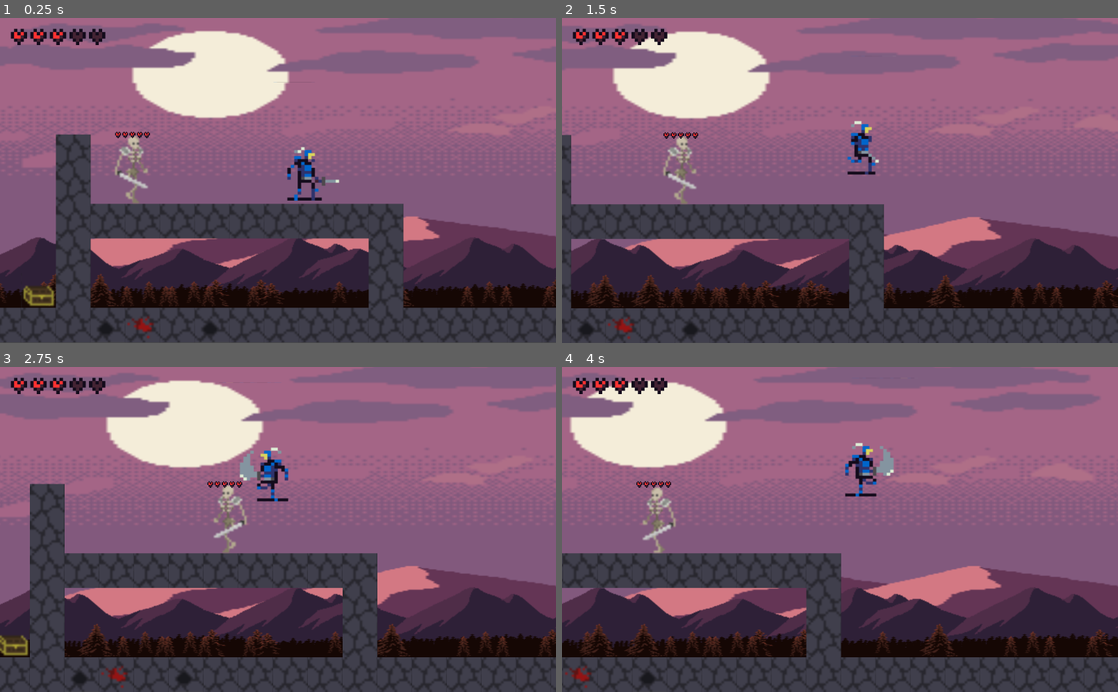
Above: before the commit, frames 1-4 (two rows, left to right).
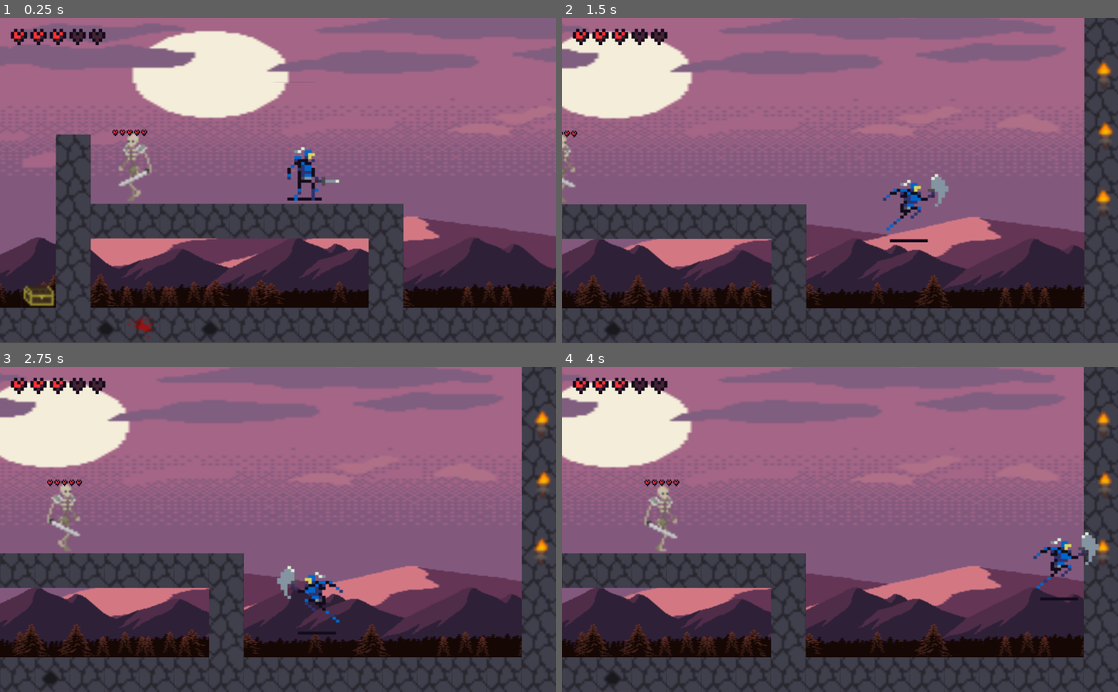
Above: after the commit, the same moments.

Repository: DEDaWil/game_heh
Game: Godot game, scene res://scenes/level.tscn
Same seed, same stepped clock (60 frames per second), same inputs: the game is played once before the commit and once after it.
Inputs (mouse positions are in pixels of both pictures, inside the frame that each line leads up to):
- Up to frame 1 (0.25 s): no input
- Up to frame 2 (1.5 s): move the mouse to (962, 164) at 0.52 s; hold W (player_up) 0.53-1.28 s; hold D (player_right) from 0.53 s (still down); click (962, 164) at 0.6 s; move the mouse to (728, 196) at 1.27 s; tap W (player_up) at 1.35 s
- Up to frame 3 (2.75 s): tap W (player_up) at 1.52, 1.82 s; click (166, 545) at 1.55 s; move the mouse to (333, 458) at 2.02 s; release D (player_right) at 2.03 s; hold A (player_left) from 2.03 s (still down); hold W (player_up) from 2.03 s (still down); click (333, 458) at 2.1 s
- Up to frame 4 (4 s): move the mouse to (812, 594) at 2.77 s; release A (player_left) at 2.78 s; release W (player_up) at 2.78 s; hold D (player_right) from 2.78 s (still down); click (812, 594) at 2.85 s; tap W (player_up) at 3.02, 3.32 s; move the mouse to (1006, 578) at 3.52 s; hold W (player_up) from 3.53 s (still down)

The runs differ from the first frame. In frame 1, 0.6% of the frame differs, in the area x 20-28%, y 34-57%; in frame 2, 27%; in frame 3, 34%, in the area x 0-100%, y 0-100%; in frame 4, 17%.

Commit message:
add states to player and enemy

Diff:
--- a/scenes/player.tscn
+++ b/scenes/player.tscn
@@ -3,24 +3,8 @@
 [ext_resource path="res://assets/tilesets/player/player.png" type="Texture" id=1]
 [ext_resource path="res://scripts/player.gd" type="Script" id=3]
 
-[sub_resource type="Animation" id=1]
-resource_name = "Death"
-step = 0.15
-tracks/0/type = "value"
-tracks/0/path = NodePath("Sprite:frame")
-tracks/0/interp = 1
-tracks/0/loop_wrap = true
-tracks/0/imported = false
-tracks/0/enabled = true
-tracks/0/keys = {
-"times": PoolRealArray( 0, 0.25, 0.5, 0.75 ),
-"transitions": PoolRealArray( 1, 1, 1, 1 ),
-"update": 1,
-"values": [ 4, 5, 6, 7 ]
-}
-
 [sub_resource type="Animation" id=2]
-resource_name = "Hit"
+resource_name = "Attack"
 length = 0.6
 step = 0.15
 tracks/0/type = "value"
@@ -46,6 +30,22 @@
 "transitions": PoolRealArray( 1, 1, 1 ),
 "update": 1,
 "values": [ false, true, false ]
+}
+
+[sub_resource type="Animation" id=1]
+resource_name = "Death"
+step = 0.15
+tracks/0/type = "value"
+tracks/0/path = NodePath("Sprite:frame")
+tracks/0/interp = 1
+tracks/0/loop_wrap = true
+tracks/0/imported = false
+tracks/0/enabled = true
+tracks/0/keys = {
+"times": PoolRealArray( 0, 0.25, 0.5, 0.75 ),
+"transitions": PoolRealArray( 1, 1, 1, 1 ),
+"update": 1,
+"values": [ 4, 5, 6, 7 ]
 }
 
 [sub_resource type="Animation" id=3]
@@ -98,12 +98,11 @@
 texture = ExtResource( 1 )
 vframes = 2
 hframes = 8
-frame = 8
 
 [node name="Animations" type="AnimationPlayer" parent="."]
 autoplay = "Idle"
+anims/Attack = SubResource( 2 )
 anims/Death = SubResource( 1 )
-anims/Hit = SubResource( 2 )
 anims/Idle = SubResource( 3 )
 anims/Run = SubResource( 4 )
 
@@ -116,3 +115,4 @@
 cast_to = Vector2( 24, 0 )
 collision_mask = 16
 collide_with_areas = true
+[connection signal="animation_finished" from="Animations" to="." method="_on_Animations_animation_finished"]
--- a/scenes/skeleton.tscn
+++ b/scenes/skeleton.tscn
@@ -159,7 +159,7 @@
 texture = ExtResource( 1 )
 vframes = 8
 hframes = 5
-frame = 16
+frame = 14
 
 [node name="AttackSprite" type="Sprite" parent="."]
 visible = false
@@ -167,8 +167,9 @@
 texture = ExtResource( 5 )
 vframes = 6
 hframes = 2
-
-[node name="Animation" type="AnimationPlayer" parent="."]
+frame = 5
+
+[node name="Animations" type="AnimationPlayer" parent="."]
 anims/Attack_1 = SubResource( 5 )
 anims/Attack_2 = SubResource( 6 )
 anims/Death = SubResource( 1 )
@@ -176,7 +177,7 @@
 anims/Walk = SubResource( 3 )
 
 [node name="CollisionShape2D" type="CollisionShape2D" parent="."]
-position = Vector2( -0.946644, 3.31357 )
+position = Vector2( -0.722744, 4.23771 )
 shape = SubResource( 4 )
 
 [node name="HealthBar" type="TextureProgress" parent="."]
@@ -198,4 +199,5 @@
 autostart = true
 [connection signal="death" from="." to="." method="_on_skeleton_death"]
 [connection signal="health_change" from="." to="." method="_on_skeleton_health_change"]
+[connection signal="animation_finished" from="Animations" to="." method="_on_Animations_animation_finished"]
 [connection signal="timeout" from="AutoAttack" to="." method="_on_AutoAttack_timeout"]
--- a/scripts/core/consts.gd
+++ b/scripts/core/consts.gd
@@ -1,3 +1,4 @@
 
 enum Layers { World = 0, Player, PlayerHurtbox, EnemyHurtbox, Enemy, DeadEnemy }
-enum Direction { Right = -1, Left = 1, Up = 0}
+enum Direction { Right = 1, Up = 0, Left = -1 }
+enum BodyState { None, Idle, Move, Jump, Attack, TakeDamage, Death, Dead }
--- a/scripts/player.gd
+++ b/scripts/player.gd
@@ -1,7 +1,8 @@
 extends KinematicBody2D
 
-var Consts = preload("res://scripts/core/consts.gd")
+const Consts = preload("res://scripts/core/consts.gd")
 
+# signals
 signal update_hud(health)
 
 # export
@@ -14,35 +15,50 @@
 # vars
 var velocity = Vector2()
 var direction = Consts.Direction.Left
+var state = Consts.BodyState.Idle
 
 func _ready():
 	emit_signal("update_hud", health)
 
 # Called every frame. 'delta' is the elapsed time since the previous frame.
 func _physics_process(delta):
-	if Input.is_action_just_pressed("player_hit"):
-		$Animations.play("Hit")
-		velocity.x = 0
-
-	if $Animations.current_animation != "Hit":
-		if Input.is_action_pressed("player_right"):
-			run(Consts.Direction.Left)
-		elif Input.is_action_pressed("player_left"):
-			run(Consts.Direction.Right)
-		else:
-			$Animations.play("Idle")
-			velocity.x = 0
-
-		if Input.is_action_pressed("player_up") && is_on_floor():
-			velocity.y = -jump
+	_process_input()
+	_process_state()
+	detect_weapon_raycasting()
 
 	velocity.y += gravity * delta
 	velocity = move_and_slide(velocity, Vector2(0, -1))
 
-	detect_weapon_raycasting()
+func _process_input():
+	if Input.is_action_just_pressed("player_hit") && is_on_floor():
+		state = Consts.BodyState.Attack
 
-func run(_direction):
-	direction = _direction
+	if state != Consts.BodyState.Attack:
+		if Input.is_action_pressed("player_right"):
+			state = Consts.BodyState.Move
+			direction = Consts.Direction.Right
+		elif Input.is_action_pressed("player_left"):
+			state = Consts.BodyState.Move
+			direction = Consts.Direction.Left
+		else:
+			state = Consts.BodyState.Idle
+		if Input.is_action_pressed("player_up") && is_on_floor():
+			state = Consts.BodyState.Jump
+
+func _process_state():
+	match state:
+		Consts.BodyState.Attack:
+			$Animations.play("Attack")
+			velocity.x = 0
+		Consts.BodyState.Idle:
+			$Animations.play("Idle")
+			velocity.x = 0
+		Consts.BodyState.Jump:
+			velocity.y = -jump
+		Consts.BodyState.Move:
+			run()
+
+func run():
 	$Animations.play("Run")
 	$RayCast2D.cast_to.x = direction * abs($RayCast2D.cast_to.x)
 	$Sprite.flip_h = direction == -1
@@ -55,3 +71,7 @@
 			if target.has_method("take_damage"):
 				target.take_damage(damage, direction)
 				$RayCast2D.enabled = false
+
+func _on_Animations_animation_finished(anim_name):
+	if anim_name == "Attack":
+		state = Consts.BodyState.Idle
--- a/scripts/skeleton.gd
+++ b/scripts/skeleton.gd
@@ -15,26 +15,50 @@
 var velocity = Vector2()
 var direction = Consts.Direction.Left
 var attackedDirection = Consts.Direction.Left
+var state = Consts.BodyState.Idle
 
 func _ready():
 	$HealthBar.value = health
 
 func _physics_process(delta):
-	if health > 0:
-		if is_on_floor():
-			velocity.x = 0
-		if is_on_floor() && ($Animation.current_animation == "Walk" || $Animation.current_animation == ""):
-			velocity.x = speed * direction
-			$Animation.play("Walk")
+	_process_AI()
+	_process_state()
+
 	velocity.y += (gravity * delta)
 	velocity = move_and_slide(velocity, Vector2(0,-1))
-	if is_on_wall() && is_on_floor():
-		change_direction()
 
-func change_direction():
-	direction *= -1
-	$Sprite.flip_h = !$Sprite.flip_h
-	#$AttackSprite.flip_h = !$AttackSprite.flip_h
+func _process_AI():
+	if health > 0 && (state == Consts.BodyState.Move || state == Consts.BodyState.Idle):
+		if is_on_floor():
+			state = Consts.BodyState.Move
+			if is_on_wall():
+				direction *= -1
+
+func _process_state():
+	match state:
+		Consts.BodyState.None:
+			if is_on_floor():
+				velocity.x = 0
+		Consts.BodyState.Attack:
+			$Animations.play("Attack_" + String((randi() % 2) + 1))
+			velocity.x = 0
+			state = Consts.BodyState.None
+		Consts.BodyState.Idle:
+			#$Animations.play("Idle")
+			velocity.x = 0
+		Consts.BodyState.TakeDamage:
+			$Animations.play("TakingDamage")
+			velocity.x = speed * attackedDirection
+			velocity.y = -200
+			state = Consts.BodyState.None
+		Consts.BodyState.Death:
+			$Animations.play("Death")
+			velocity.x = 0
+			state = Consts.BodyState.Dead
+		Consts.BodyState.Move:
+			$Animations.play("Walk")
+			$Sprite.flip_h = direction == Consts.Direction.Left
+			velocity.x = direction * speed
 
 func take_damage(damage, _direction):
 	attackedDirection = _direction
@@ -43,22 +67,20 @@
 
 func _on_skeleton_death():
 	set_collision_layer_bit(Consts.Layers.Enemy, false)
-	velocity.x = 0
-	$Animation.play("Death")
-
+	state = Consts.BodyState.Death
 
 func _on_skeleton_health_change():
 	if health <= 0:
 		health = 0
 		emit_signal("death")
 	else:
-		$Animation.play("TakingDamage")
-		velocity.x = speed * attackedDirection
-		velocity.y = -200
-		velocity = move_and_slide(velocity, Vector2(0,-1))
+		state = Consts.BodyState.TakeDamage
 	$HealthBar.value = health
 
+func _on_AutoAttack_timeout():
+	if state == Consts.BodyState.Move:
+		state = Consts.BodyState.Attack
 
-func _on_AutoAttack_timeout():
-	if health > 0:
-		$Animation.play("Attack_" + String((randi() % 2) + 1))
+func _on_Animations_animation_finished(anim_name: String):
+	if anim_name.begins_with("Attack") || anim_name == "TakingDamage":
+		state = Consts.BodyState.Idle
